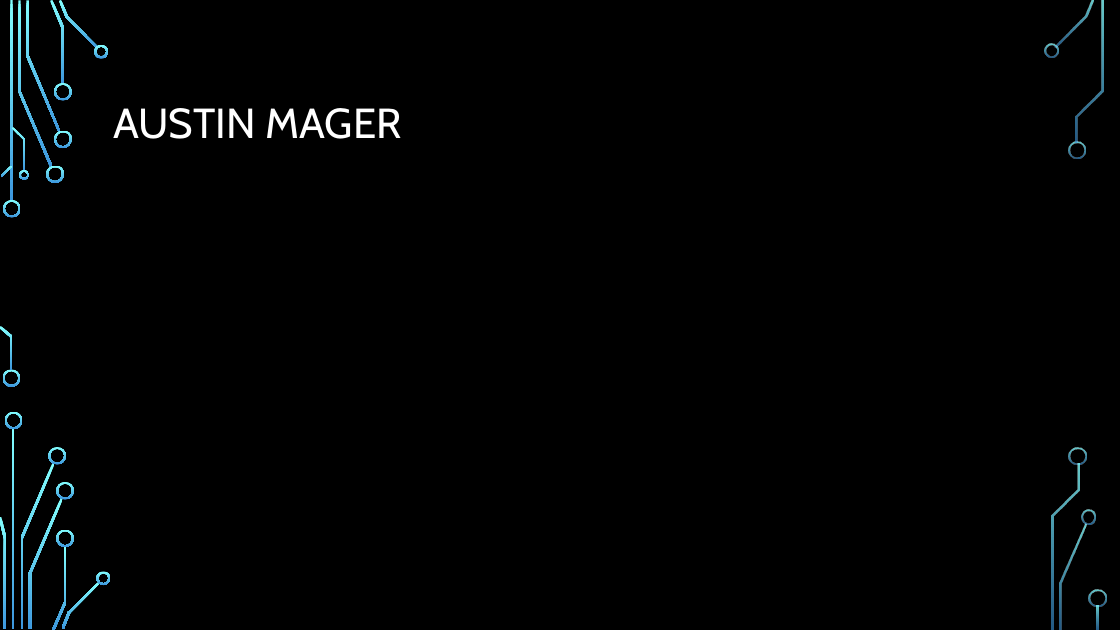
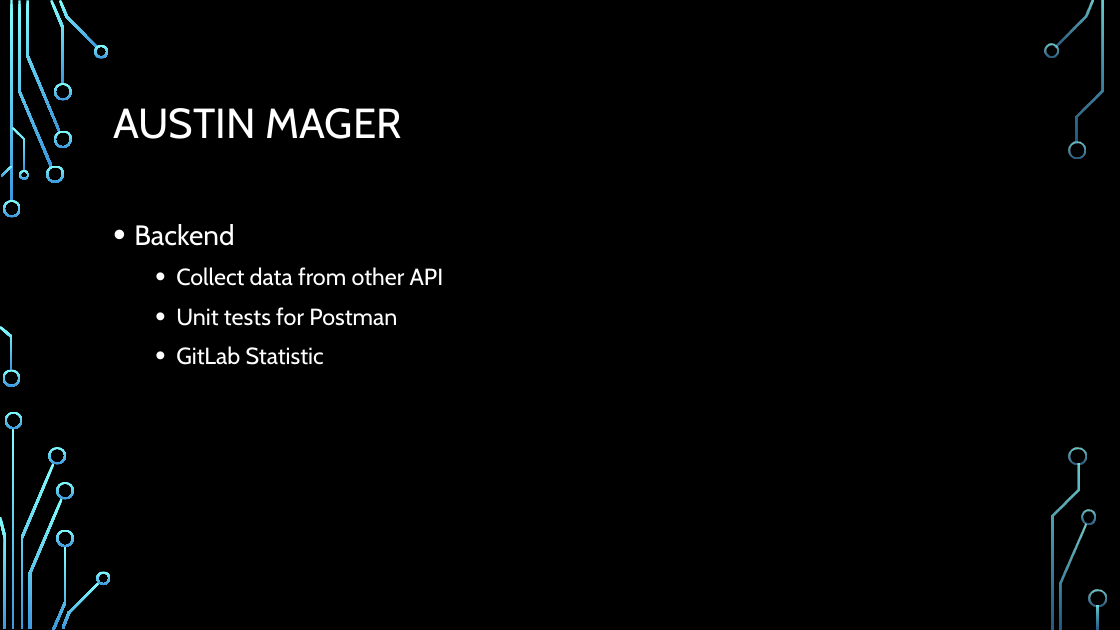
Before and after one commit to pdiemi/mibrary, a slide deck: slide 5 of Mibrary.pptx. Drawn at 1120x630 pixels with LibreOffice and Linux fonts; fonts in the diff are those of the drawing; background and template pictures are left out. Boxes give left, top, right and bottom in pixels: in the first picture for what was removed or moved away, otherwise in the second. Text is boxed around its words. In the diff, an @@ line names an element or a change of style, - is before the commit and + after.

```diff
--- a/Mibrary.pptx
+++ b/Mibrary.pptx
@@ text added at [134,224,444,365], 20 pt, text #FFFFFF @@
+• Backend
+  • Collect data from other API
+  • Unit tests for Postman
+  • GitLab Statistic
```
Also in this commit, not shown: 1 other slide changed.
